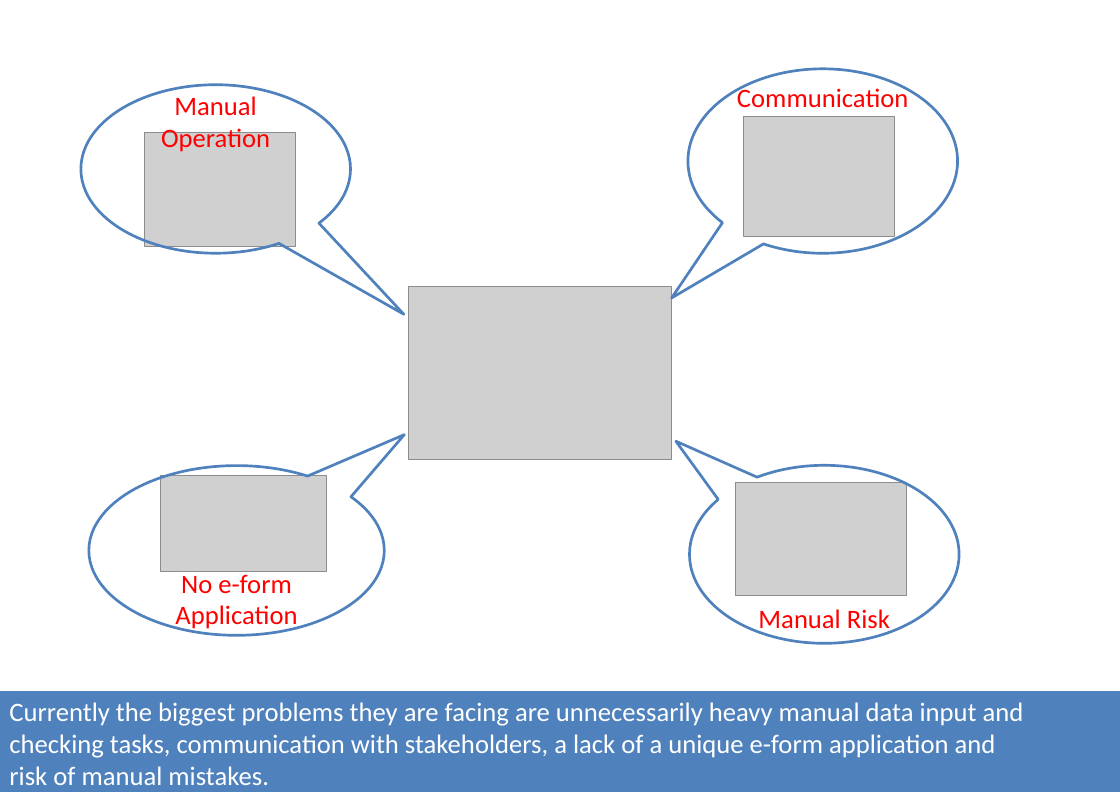
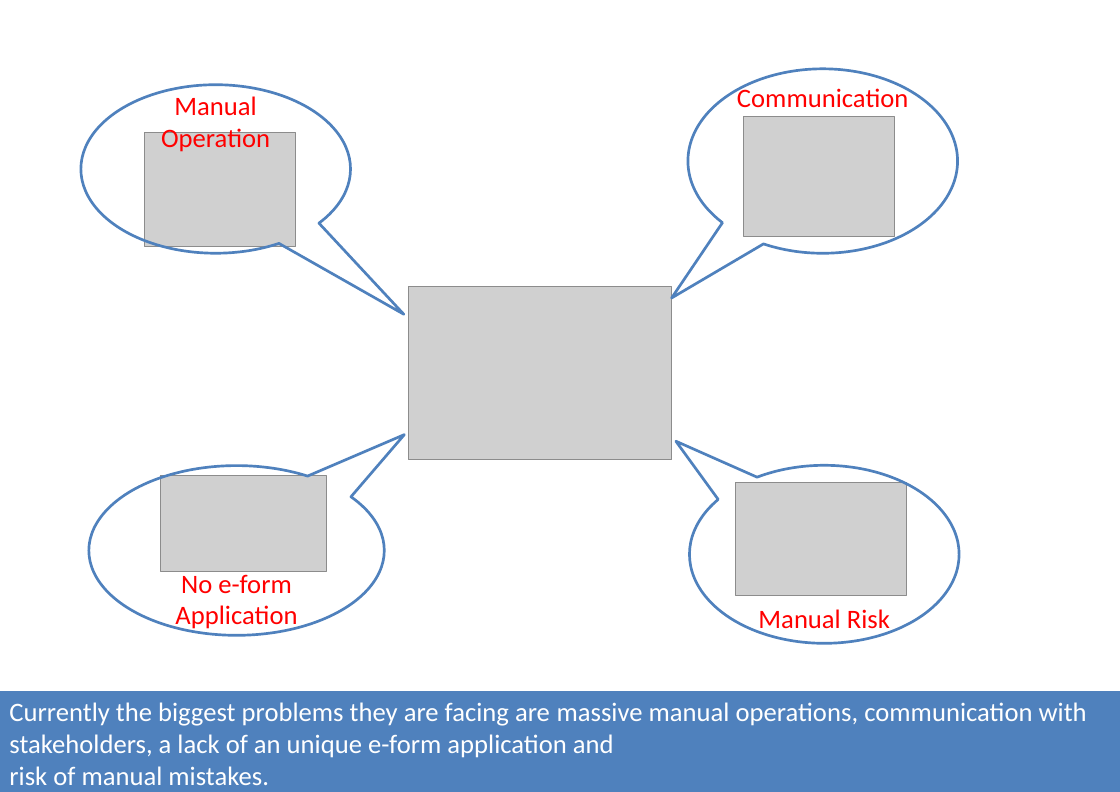
Before and after one commit to tjvictor/auto-scan, a slide deck: slide 2 of src/main/presentation/FinTechathon_2nd.pptx. Drawn at 1120x792 pixels with LibreOffice and Linux fonts; fonts in the diff are those of the drawing; grey boxes stand for pictures. Boxes give left, top, right and bottom in pixels: in the first picture for what was removed or moved away, otherwise in the second. Text is boxed around its words. In the diff, an @@ line names an element or a change of style, - is before the commit and + after.

```diff
--- a/src/main/presentation/FinTechathon_2nd.pptx
+++ b/src/main/presentation/FinTechathon_2nd.pptx
@@ text in rectangle at <box>9,702,1087,758</box>: text changed @@
-Currently the biggest problems they are facing are unnecessarily heavy manual data input and
-checking tasks, communication with stakeholders, a lack of a unique e-form application and
+Currently the biggest problems they are facing are massive manual operations, communication with stakeholders, a lack of an unique e-form application and
```
Also in this commit, not shown: 5 other slides changed, 1 slide added, 7 other files.
